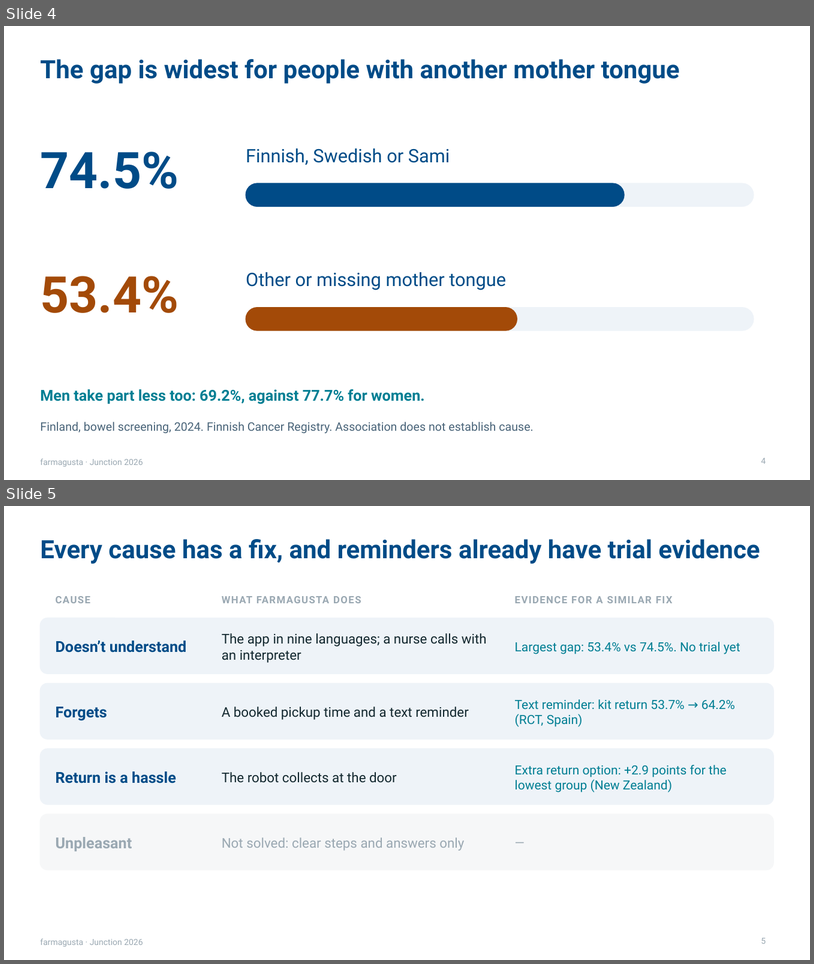
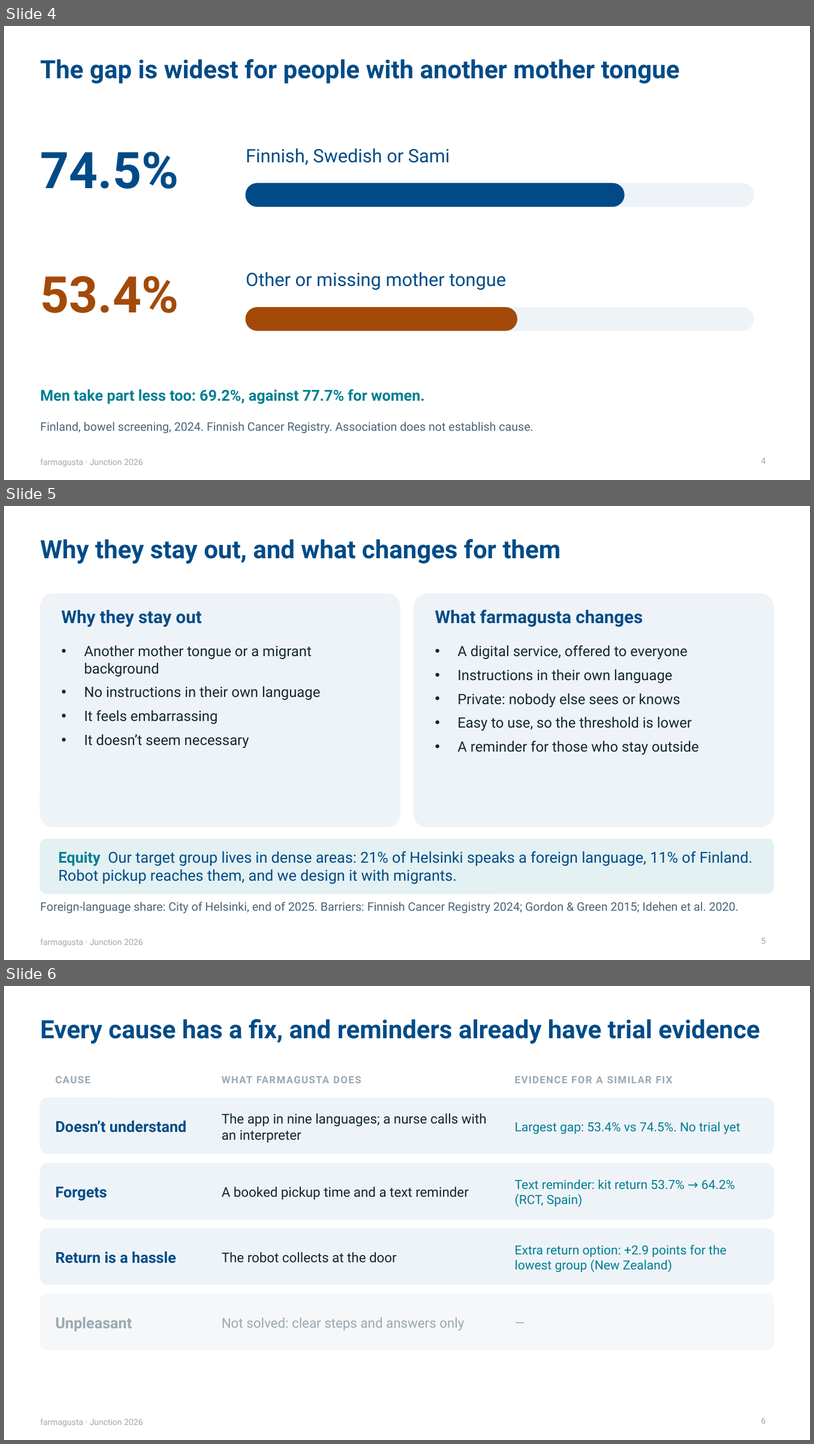
Before and after one commit to rromppanen/junction26, a slide deck: docs/pitch/farmagusta-screening-attendance.pptx. Shown one above the other, each under a label of ours: slides 4 and 5 before the commit, slides 4, 5 and 6 after it. The pictures are 814x964 and 814x1444 pixels, drawn with LibreOffice and Linux fonts; fonts in the diff are those of the drawing. Boxes give left, top, right and bottom in pixels: in the first picture for what was removed or moved away, otherwise in the second. Text is boxed around its words. In the diff, an @@ line names an element or a change of style, - is before the commit and + after.

```diff
--- a/docs/pitch/farmagusta-screening-attendance.pptx
+++ b/docs/pitch/farmagusta-screening-attendance.pptx
@@ slide 5 added at (4, 506, 810, 960), background #FFFFFF; not listed: 1 template element that a slide beside it also shows @@
@@ title added at (40, 539, 561, 564), 30 pt, text #004B87, bold @@
+Why they stay out, and what changes for them
@@ rounded rectangle added at (40, 594, 400, 826), fill #EEF3F8, outline #EEF3F8 1 pt @@
@@ rounded rectangle added at (414, 594, 774, 826), fill #EEF3F8, outline #EEF3F8 1 pt @@
@@ text added at (62, 610, 202, 627), 21 pt, text #004B87, bold @@
+Why they stay out
@@ text added at (435, 609, 643, 627), 21 pt, text #004B87, bold @@
+What farmagusta changes
@@ text added at (84, 645, 320, 748), 17 pt, text #12272E @@
+• Another mother tongue or a migrant background
+• No instructions in their own language
+• It feels embarrassing
+• It doesn’t seem necessary
@@ text added at (458, 645, 699, 754), 17 pt, text #12272E @@
+• A digital service, offered to everyone
+• Instructions in their own language
+• Private: nobody else sees or knows
+• Easy to use, so the threshold is lower
+• A reminder for those who stay outside
@@ rounded rectangle added at (40, 839, 774, 893), fill #E3F1F3, outline #E3F1F3 1 pt @@
@@ text added at (59, 851, 753, 884), 18 pt, text #004B87 @@
+Equity Our target group lives in dense areas: 21% of Helsinki speaks a foreign language, 11% of Finland. Robot pickup reaches them, and we design it with migrants.
@@ text added at (40, 901, 739, 913), 14 pt, text #486378 @@
+Foreign-language share: City of Helsinki, end of 2025. Barriers: Finnish Cancer Registry 2024; Gordon & Green 2015; Idehen et al. 2020.
@@ page number added at (761, 937, 766, 943), 10 pt, text #9AA8B2 @@
+5
@@ what was slide 5 is now slide 6 @@
```
Also in this commit, not shown: 3 slides changed, 1 slide removed, 2 other files.
